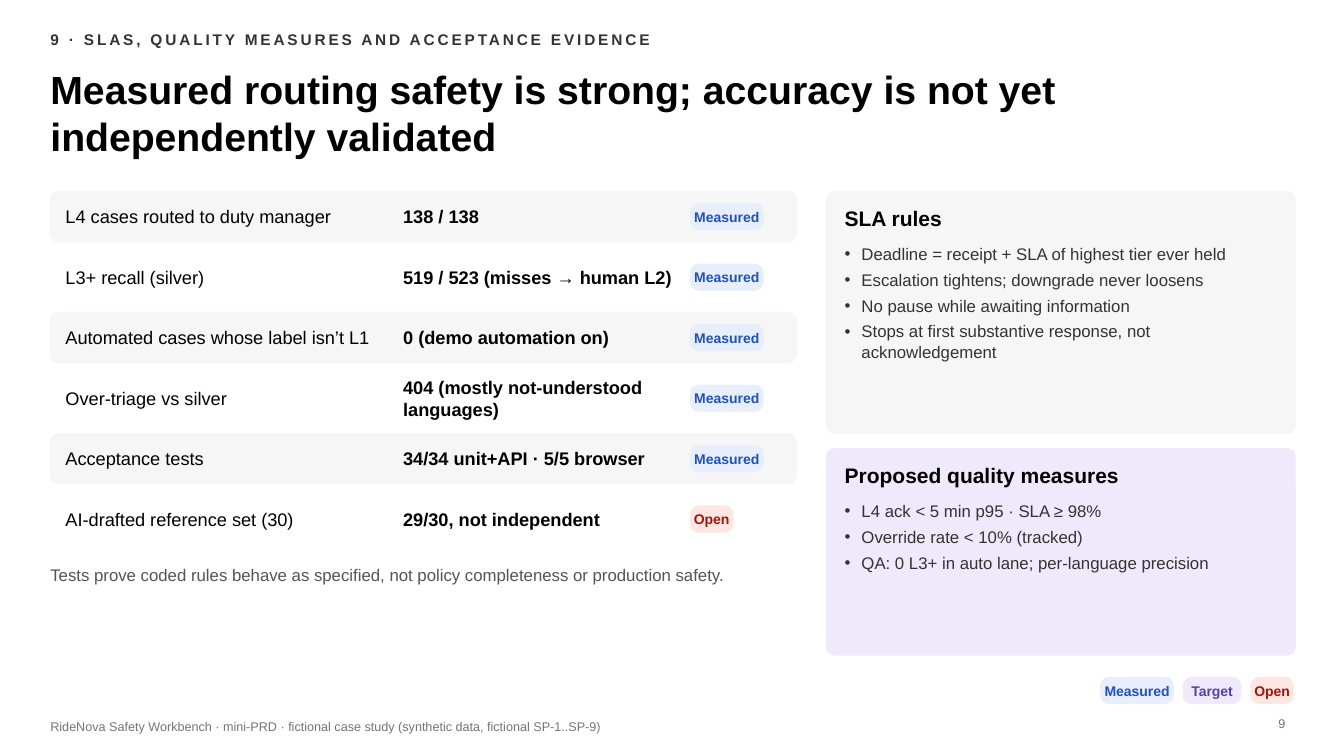
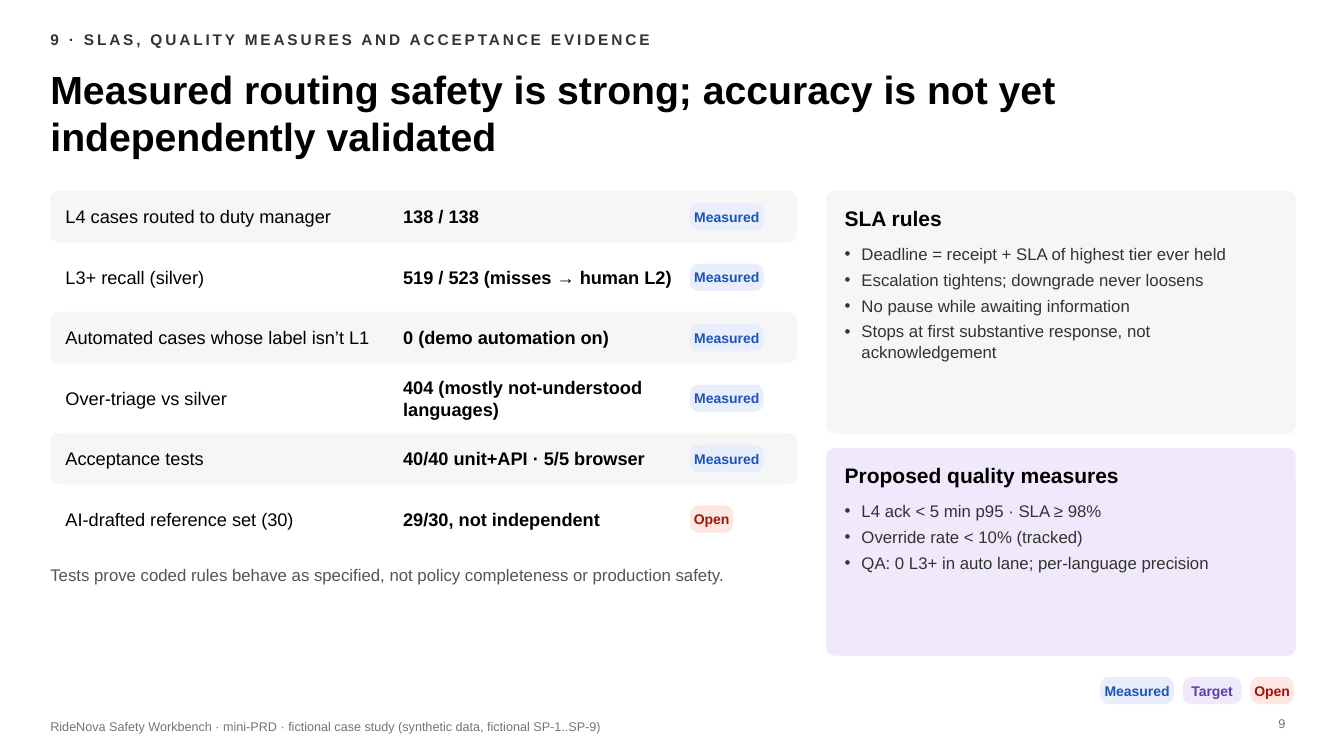
Before and after one commit to otmanechcherifelkettani-coder/otmanechcherifelkettani-coder.github.io, a slide deck: slide 9 of ridenova-safety/docs/RideNova_Workbench_MiniPRD.pptx. Drawn at 1344x756 pixels with LibreOffice and Linux fonts; fonts in the diff are those of the drawing. Boxes give left, top, right and bottom in pixels: in the first picture for what was removed or moved away, otherwise in the second. Text is boxed around its words. In the diff, an @@ line names an element or a change of style, - is before the commit and + after.

```diff
--- a/ridenova-safety/docs/RideNova_Workbench_MiniPRD.pptx
+++ b/ridenova-safety/docs/RideNova_Workbench_MiniPRD.pptx
@@ text at box(403, 451, 645, 466): text changed @@
-34/34 unit+API · 5/5 browser
+40/40 unit+API · 5/5 browser
```
Also in this commit, not shown: 4 other slides changed, 24 other files.
